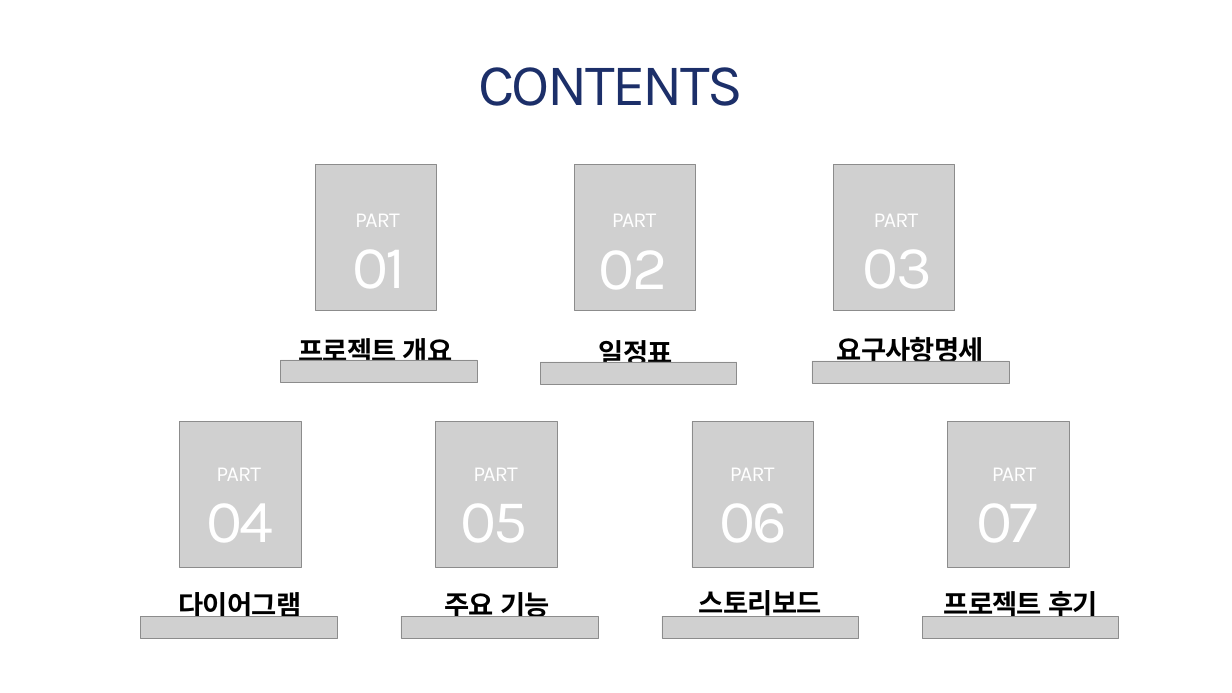
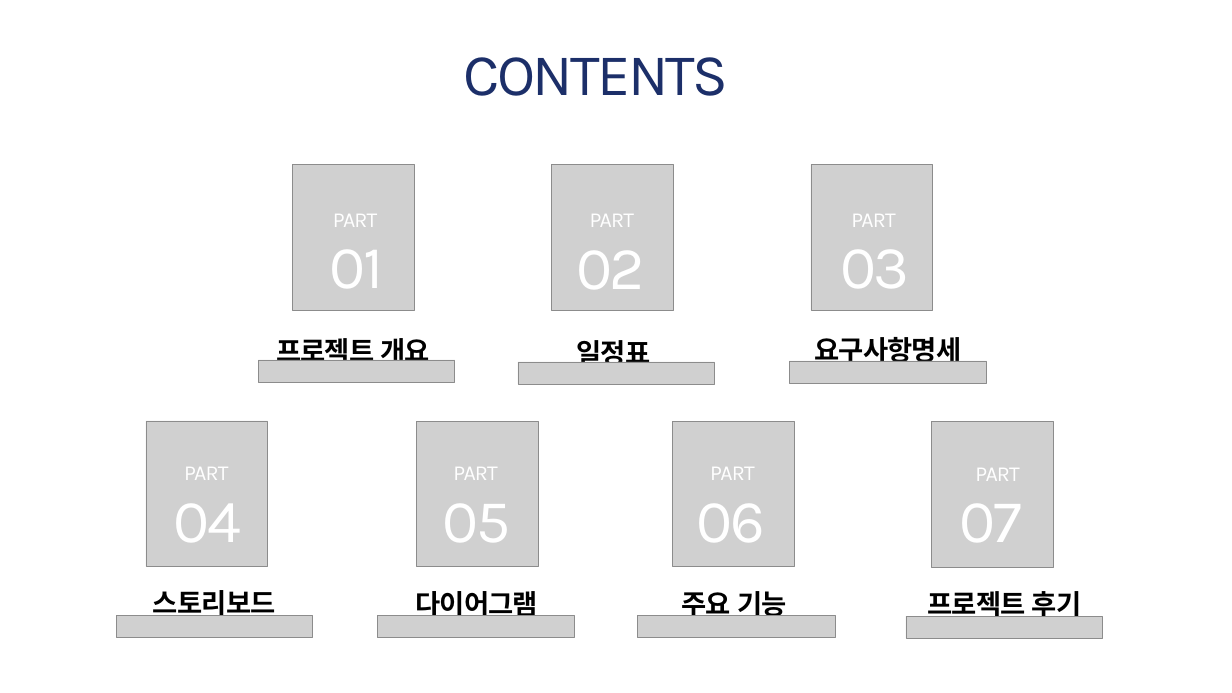
Before and after one commit to bhs0906/JavaFX_Oracle_Project, a slide deck: slide 2 of 3조_프로젝트2.pptx. Drawn at 1232x693 pixels with LibreOffice and Linux fonts; fonts in the diff are those of the drawing; grey boxes stand for pictures. Boxes give left, top, right and bottom in pixels: in the first picture for what was removed or moved away, otherwise in the second. Text is boxed around its words. In the diff, an @@ line names an element or a change of style, - is before the commit and + after.

```diff
--- a/3조_프로젝트2.pptx
+++ b/3조_프로젝트2.pptx
@@ text "CONTENTS": place and size @@
-text "CONTENTS" at [478,67,743,106]
+text "CONTENTS" at [464,57,729,96]
@@ 2 pictures, 2 texts: place and size @@
-2 pictures, 2 texts at [662,421,859,638]
+2 pictures, 2 texts at [116,421,312,638]
@@ text "04": place and size @@
-text "04" at [206,504,273,542]
+text "04" at [174,504,241,542]
@@ 8 texts, 5 pictures: place and size @@
-8 texts, 5 pictures at [298,164,1009,542]
+8 texts, 5 pictures at [276,164,987,542]
@@ 3 texts, 1 picture: place and size @@
-3 texts, 1 picture at [281,214,932,542]
+3 texts, 1 picture at [258,214,909,542]
@@ 3 texts, 2 pictures: place and size @@
-3 texts, 2 pictures at [922,421,1118,638]
+3 texts, 2 pictures at [906,421,1102,638]
@@ 4 texts, 3 pictures: place and size @@
-4 texts, 3 pictures at [179,421,598,638]
+4 texts, 3 pictures at [416,421,835,638]
@@ picture: place and size @@
-picture at [140,616,337,638]
+picture at [378,616,574,638]
```
Also in this commit, not shown: 7 other slides changed, 8 slides added.
